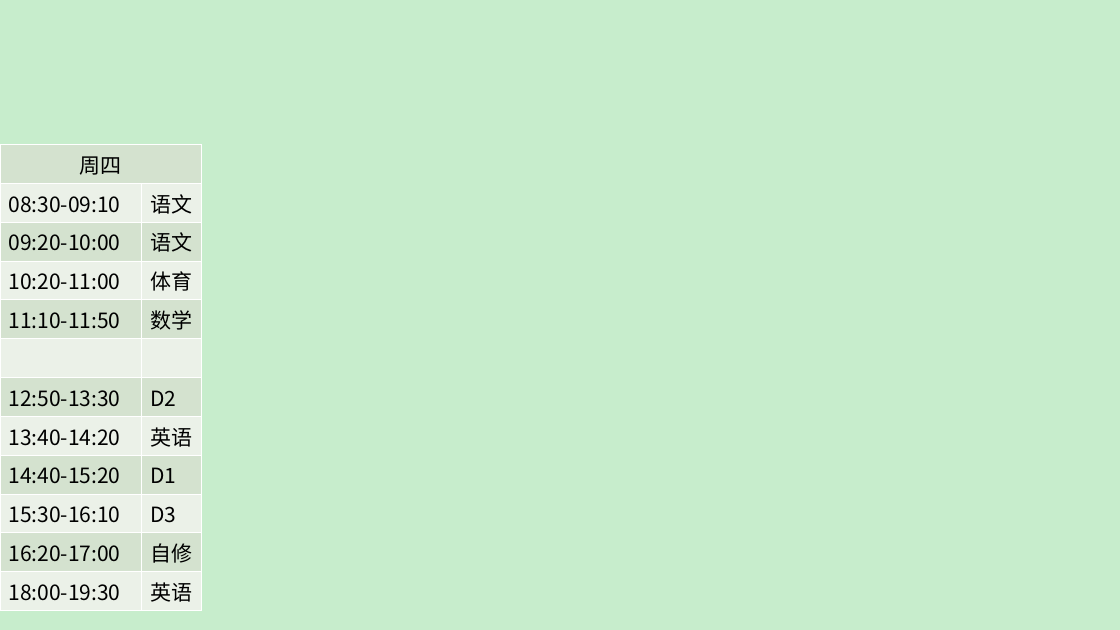
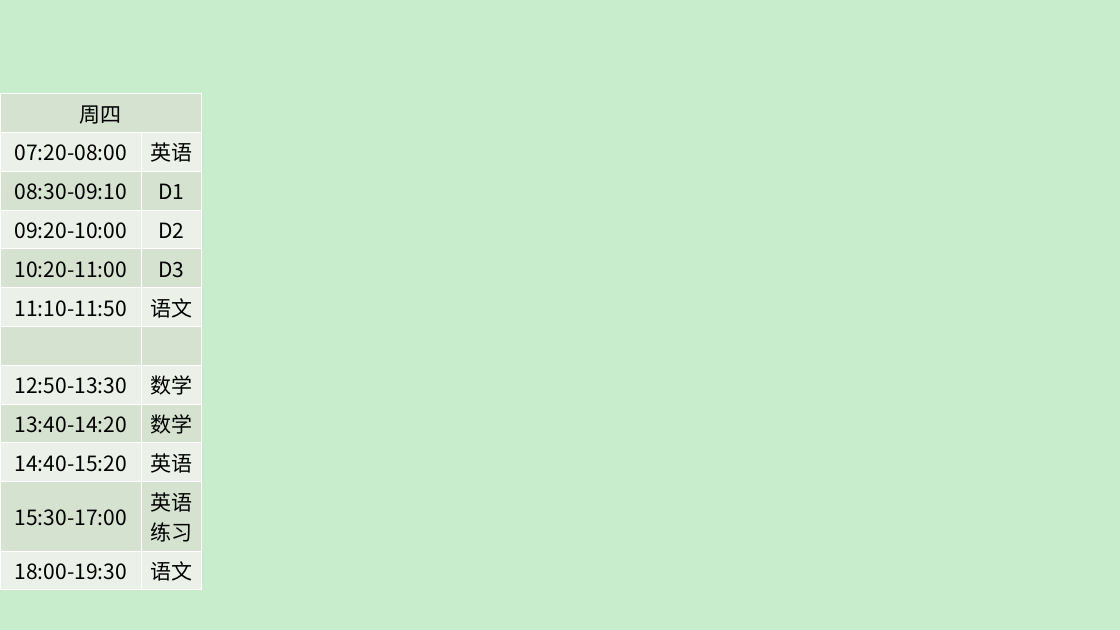
Before and after one commit to ZhichuCen/multifunctionwallpaper, a slide deck: slide 4 of 课表.pptx. Drawn at 1120x630 pixels with LibreOffice and Linux fonts; fonts in the diff are those of the drawing. Boxes give left, top, right and bottom in pixels: in the first picture for what was removed or moved away, otherwise in the second. Text is boxed around its words. In the diff, an @@ line names an element or a change of style, - is before the commit and + after.

```diff
--- a/课表.pptx
+++ b/课表.pptx
@@ table at (0,93,202,585) @@
-row 2: 08:30-09:10 | 语文
-row 3: 09:20-10:00 | 语文
-row 4: 10:20-11:00 | 体育
-row 5: 11:10-11:50 | 数学
+row 2: 07:20-08:00 | 英语
+row 3: 08:30-09:10 | D1
+row 4: 09:20-10:00 | D2
+row 5: 10:20-11:00 | D3
+row 6: 11:10-11:50 | 语文
-row 7: 12:50-13:30 | D2
-row 8: 13:40-14:20 | 英语
-row 9: 14:40-15:20 | D1
-row 10: 15:30-16:10 | D3
-row 11: 16:20-17:00 | 自修
-row 12: 18:00-19:30 | 英语
+row 8: 12:50-13:30 | 数学
+row 9: 13:40-14:20 | 数学
+row 10: 14:40-15:20 | 英语
+row 11: 15:30-17:00 | 英语 / 练习
+row 12: 18:00-19:30 | 语文
@@ alignment left to centre @@
@@ table: place and size @@
-table at (0,145,202,606)
+table at (0,93,202,585)
```
Also in this commit, not shown: 4 other slides changed, 1 slide removed, 1 other file.
